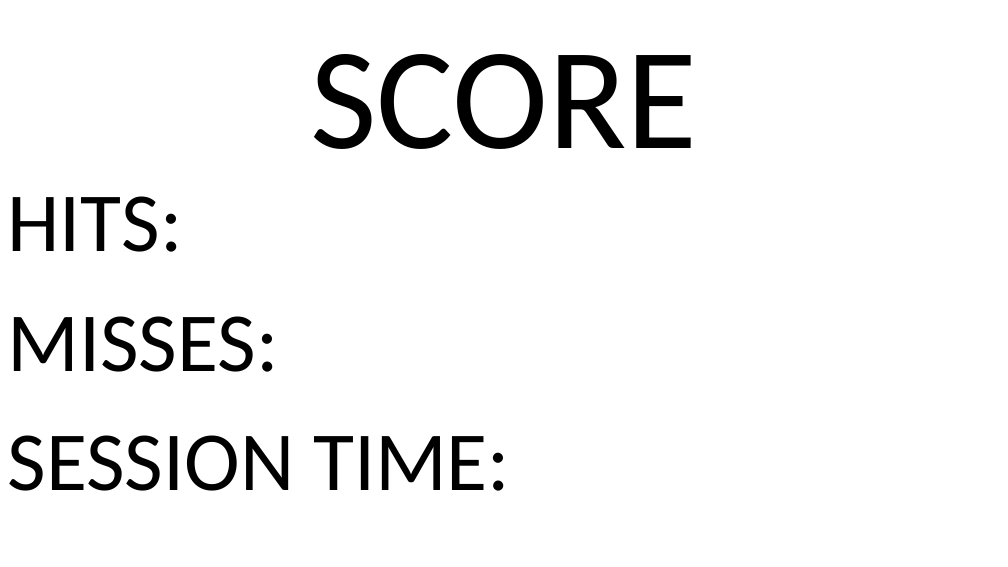
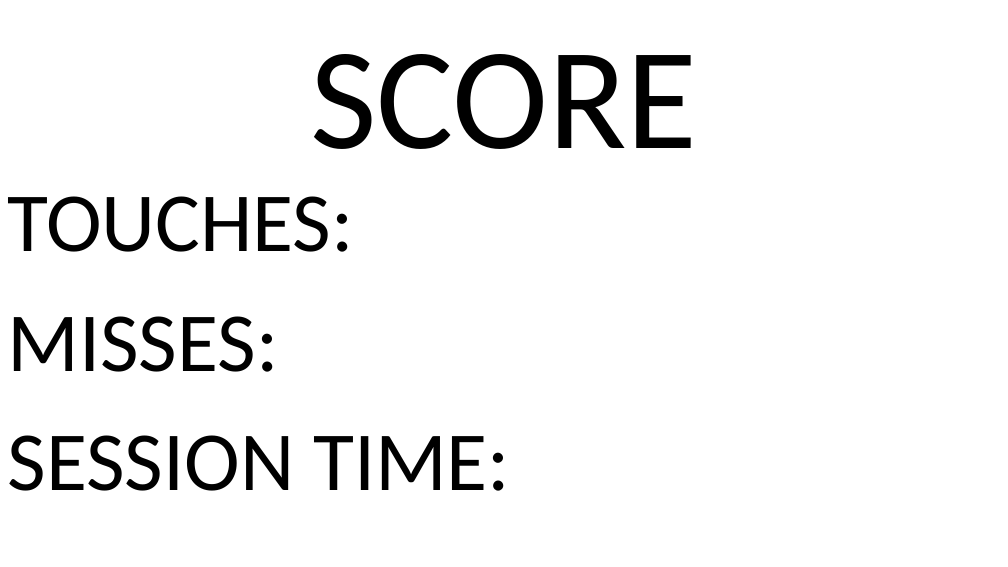
Before and after one commit to SimonRockhold/StrokeRehabRobotCapstone, a slide deck: slide 14 of Experiments/OLED_Screen/doc/screen_deck.pptx (slide 7 before the commit). Drawn at 1008x567 pixels with LibreOffice and Linux fonts; fonts in the diff are those of the drawing. Boxes give left, top, right and bottom in pixels: in the first picture for what was removed or moved away, otherwise in the second. Text is boxed around its words. In the diff, an @@ line names an element or a change of style, - is before the commit and + after.

```diff
--- a/Experiments/OLED_Screen/doc/screen_deck.pptx
+++ b/Experiments/OLED_Screen/doc/screen_deck.pptx
@@ text at (8,196,354,252): text changed @@
-HITS:
+TOUCHES:
```
Also in this commit, not shown: 7 other slides changed, 10 slides added, 2 slides removed, 3 other files.
